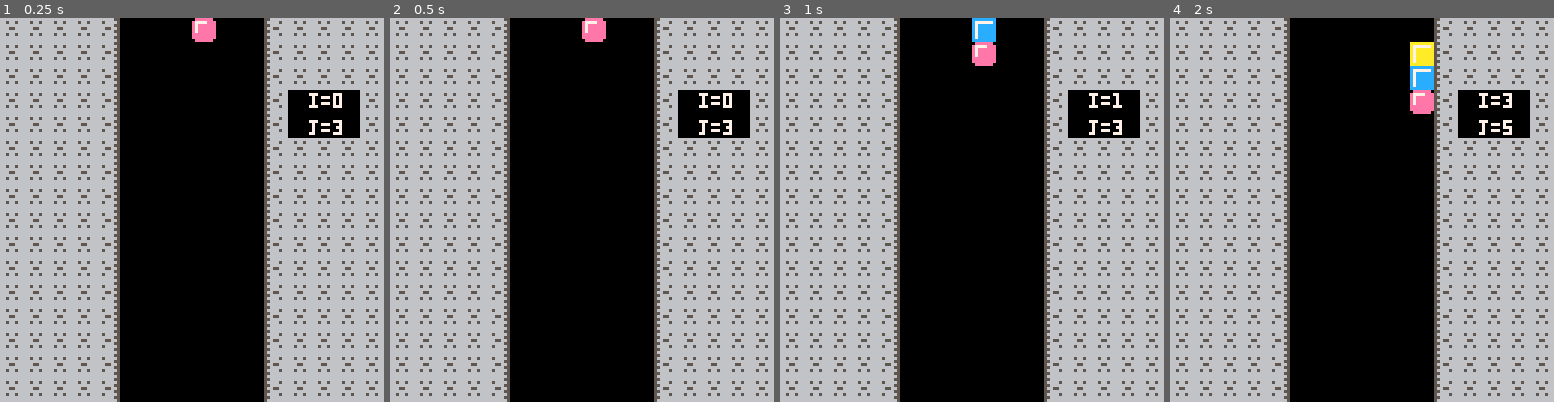
Above: before the commit, frames 1-4 (left to right).
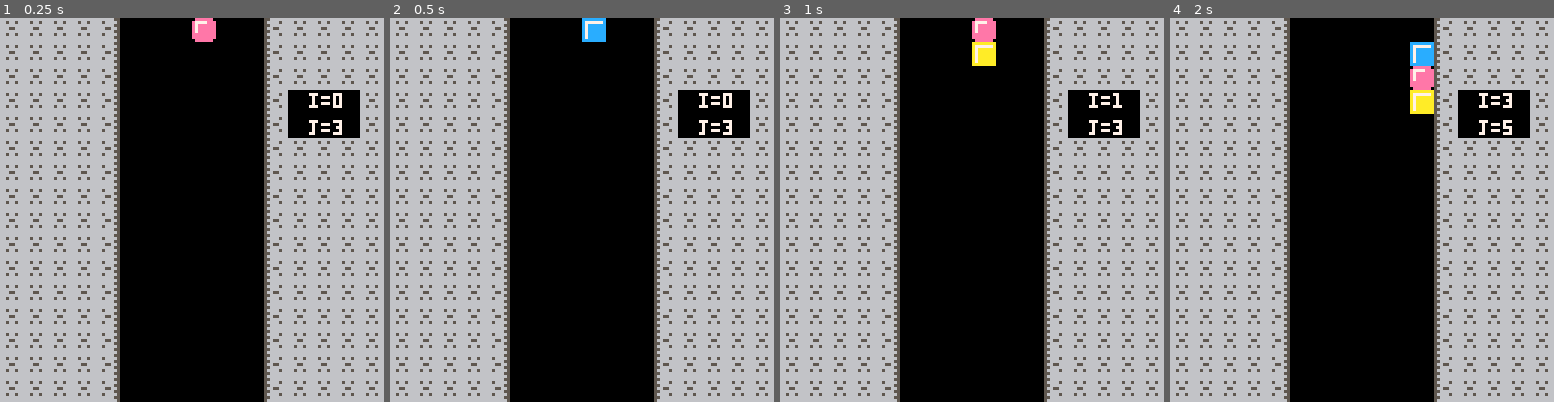
Above: after the commit, the same moments.

Repository: snipem/cavalcade
Game: PICO-8 cartridge columns.p8
Two runs of this game, one before a commit and one after it. Both use one fixed random seed, a clock stepped at 60 frames per second and the inputs below.
Inputs:
- Up to frame 1 (0.25 s): no input
- Up to frame 2 (0.5 s): tap X (X key) at 0.33 s
- Up to frame 3 (1 s): tap O (Z key) at 0.7 s
- Up to frame 4 (2 s): tap X (X key) at 1.07, 1.85 s; hold Right from 1.6 s (still down); tap O (Z key) at 1.7 s

Frame 1 is identical in both runs. In frame 2, 0.3% of the frame differs, in the area x 50-57%, y 0-7%; in frame 3, 0.7%; in frame 4, 1.0%, in the area x 62-69%, y 6-25%.

Commit message:
Add basic rotation

Diff:
--- a/columns.p8
+++ b/columns.p8
@@ -94,9 +94,7 @@
         drop_new()
     else
 
-        -- TODO Remove me, right
-        -- can_move_in_direction(0)
-
+        ---- Direction
         -- If left and not over left border
         if btn(1) and drop.j < max_columns and can_move_in_direction(1) then
             drop.j += 1
@@ -105,6 +103,11 @@
             drop.j -= 1
         end
 
+        ---- Rotation
+        if btn(4) or btn(5) then
+            rotate()
+        end
+
         -- Drop fast or wait for timer
         if btn(3) or drop.timer % speed == 0 then
            drop.i +=1
@@ -116,6 +119,18 @@
 
 function calculate_points()
     -- TODO Calculate Points and remove stones
+    printh("Calculation not yet implemented")
+end
+
+function rotate()
+    -- TODO Find a better way
+    first = drop.colors[1]
+    second = drop.colors[2]
+    third = drop.colors[3]
+
+    drop.colors[1] = second
+    drop.colors[2] = third
+    drop.colors[3] = first
 end
 
 function _draw ()
@@ -142,13 +157,6 @@
                 printh("Blocked spot in: " .. i ..",".. j)
                 spr(blocked_spot.color, board[i][j].x, board[i][j].y)
             end
-
-            -- if board[i][j] and board[i][j].color > 0 then
-            --     printh("Existing stone in " .. board[i][j])
-            --     present = board[i][j]
-            --     spr(present.color, board[i][j].x, board[i][j].y)
-            -- -- spr(1, board[drop.i][drop.j].x, board[drop.i][drop.j].y)
-            -- end
         end
     end
 
